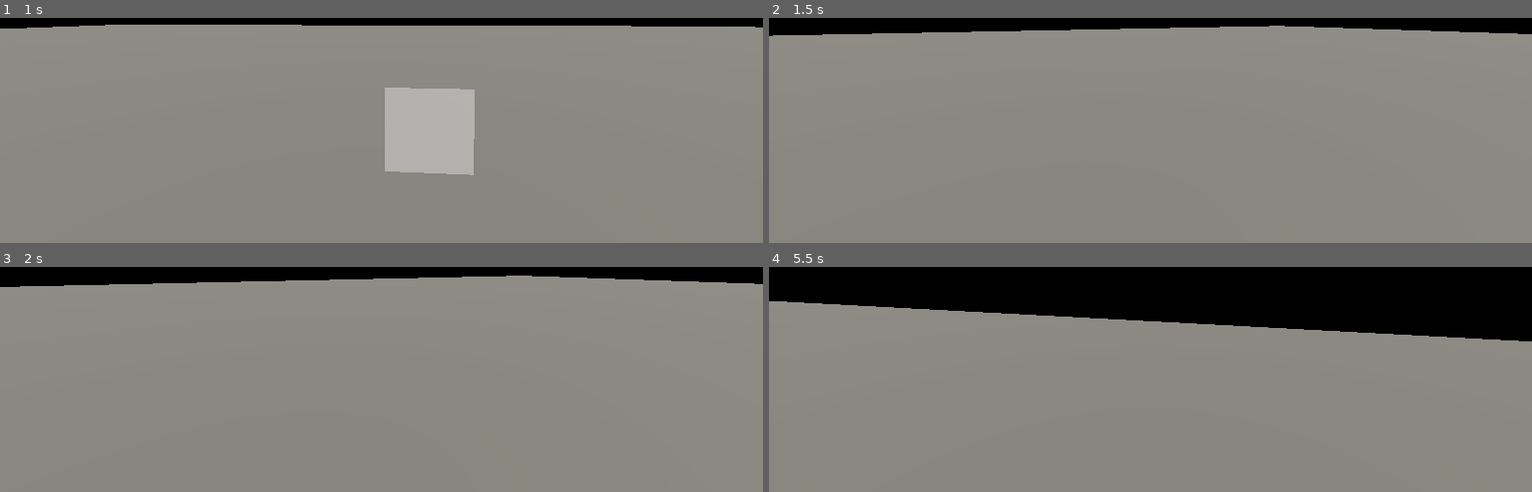
Above: before the commit, frames 1-4 (two rows, left to right).
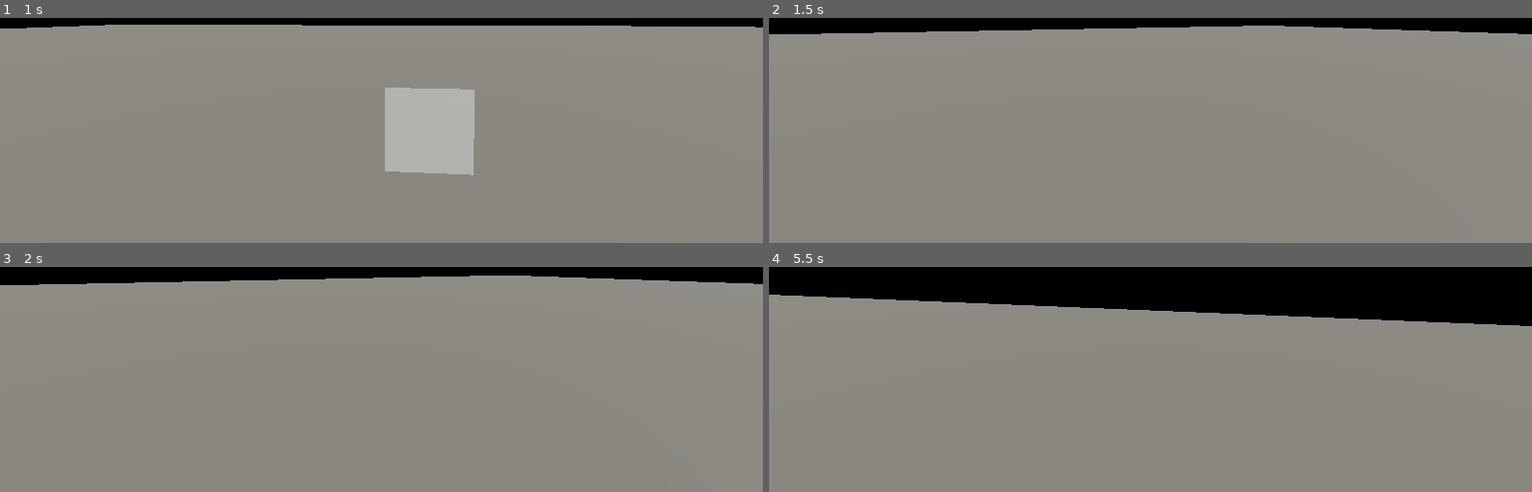
Above: after the commit, the same moments.

Repository: ObsidianBlk/gwj82
Game: Godot game, scene res://scenes/main/main.tscn
Two runs of this game, one before a commit and one after it. Both use one fixed random seed, a clock stepped at 60 frames per second and the inputs below.
Inputs (mouse positions are in pixels of both pictures, inside the frame that each line leads up to):
- Up to frame 1 (1 s): tap Enter at 0.5 s; move the mouse to (373, 36) at 0.52 s; hold W (arcade_forward) from 0.53 s (still down); hold E (arcade_interact) from 0.53 s (still down)
- Up to frame 2 (1.5 s): keep holding W (arcade_forward); move the mouse to (1203, 33) at 1.27 s; release E (arcade_interact) at 1.28 s; tap E (arcade_interact) at 1.35 s
- Up to frame 3 (2 s): keep holding W (arcade_forward)
- Up to frame 4 (5.5 s): move the mouse to (1089, 273) at 2.02 s; hold E (arcade_interact) 2.03-2.78 s; move the mouse to (1158, 278) at 2.77 s; release W (arcade_forward) at 2.78 s; hold A (arcade_left) 2.78-3.53 s; tap E (arcade_interact) at 2.85, 4.35 s; move the mouse to (1119, 269) at 3.52 s; hold E (arcade_interact) 3.53-4.28 s; hold W (arcade_forward) from 3.53 s (still down); move the mouse to (1188, 276) at 4.27 s; move the mouse to (1112, 280) at 5.02 s; hold E (arcade_interact) from 5.03 s (still down)

Frame 1 is identical in both runs. In frame 2, 0.2% of the frame differs, in the area x 0-95%, y 3-9%; in frame 3, 0.3%; in frame 4, 4.8%, in the area x 0-100%, y 12-34%.

Commit message:
Created a ComponentInteractable node that will add special signals to the parent identifying it as an interactable node. Created Interactor3D (based on a RayCast3D) which will watch for any interactable Node3D nodes. Added Interactor3D node to Player. Adjusted Main scene to use some ComponentInteractable.

Diff:
--- a/objects/player/player.gd
+++ b/objects/player/player.gd
@@ -29,6 +29,7 @@
 # ------------------------------------------------------------------------------
 @onready var _faux_cam: Node3D = %FauxCam
 @onready var _gimble: Node3D = %Gimble
+@onready var _interactor: Interactor3D = %Interactor
 
 
 # ------------------------------------------------------------------------------
@@ -63,6 +64,9 @@
 		elif _EventIs(event, PackedStringArray(["arcade_look_up", "arcade_look_down"])):
 			_mouse_look = false
 			_turn_input.x = Input.get_axis("arcade_look_down", "arcade_look_up")
+		elif event.is_action_pressed("arcade_interact"):
+			if _interactor != null:
+				_interactor.interact()
 
 func _physics_process(delta: float) -> void:
 	_UpdateLook(delta)
--- a/objects/player/player.tscn
+++ b/objects/player/player.tscn
@@ -1,6 +1,7 @@
-[gd_scene load_steps=3 format=3 uid="uid://dmbfypogpt676"]
+[gd_scene load_steps=4 format=3 uid="uid://dmbfypogpt676"]
 
 [ext_resource type="Script" uid="uid://c0aih0o7im7g2" path="res://objects/player/player.gd" id="1_cqmt1"]
+[ext_resource type="Script" uid="uid://bqyrp7sv0w2aa" path="res://scripts/nodes/interactor_3D.gd" id="2_g7ett"]
 
 [sub_resource type="CapsuleShape3D" id="CapsuleShape3D_cqmt1"]
 
@@ -20,3 +21,10 @@
 
 [node name="Marker3D" type="Marker3D" parent="FauxCam/Gimble" groups=["PlayerCamera"]]
 transform = Transform3D(1, 0, 0, 0, 1, 0, 0, 0, 1, 0, 0, 0.25)
+
+[node name="Interactor" type="RayCast3D" parent="FauxCam/Gimble/Marker3D"]
+unique_name_in_owner = true
+target_position = Vector3(0, 0, -5)
+collision_mask = 16
+script = ExtResource("2_g7ett")
+metadata/_custom_type_script = "uid://bqyrp7sv0w2aa"
--- a/scenes/main/main.tscn
+++ b/scenes/main/main.tscn
@@ -1,8 +1,9 @@
-[gd_scene load_steps=5 format=3 uid="uid://ddlcxn2ckkyjf"]
+[gd_scene load_steps=6 format=3 uid="uid://ddlcxn2ckkyjf"]
 
 [ext_resource type="PackedScene" uid="uid://dmbfypogpt676" path="res://objects/player/player.tscn" id="1_hyk8p"]
 [ext_resource type="Script" uid="uid://cowixnabh7364" path="res://scenes/main/main.gd" id="1_k2fmo"]
-[ext_resource type="Script" uid="uid://n3fxpg2pwuig" path="res://scripts/nodes/ChaseCamera3D.gd" id="2_iuonh"]
+[ext_resource type="Script" uid="uid://n3fxpg2pwuig" path="res://scripts/nodes/chase_camera_3D.gd" id="2_iuonh"]
+[ext_resource type="Script" uid="uid://c4nd5ojjjut2s" path="res://scripts/nodes/component_interactable.gd" id="2_l3cfh"]
 
 [sub_resource type="Environment" id="Environment_iuonh"]
 background_mode = 1
@@ -28,20 +29,44 @@
 use_collision = true
 size = Vector3(100, 0.5, 100)
 
-[node name="CSGBox3D" type="CSGBox3D" parent="Environment"]
+[node name="Unit1Box" type="CSGBox3D" parent="Environment"]
 transform = Transform3D(1, 0, 0, 0, 1, 0, 0, 0, 1, 0, 0.481236, -7.87024)
+use_collision = true
+collision_layer = 17
 
-[node name="CSGBox3D3" type="CSGBox3D" parent="Environment"]
+[node name="ComponentInteractable" type="Node" parent="Environment/Unit1Box"]
+script = ExtResource("2_l3cfh")
+metadata/_custom_type_script = "uid://c4nd5ojjjut2s"
+
+[node name="Unit2Box" type="CSGBox3D" parent="Environment"]
 transform = Transform3D(1, 0, 0, 0, 1, 0, 0, 0, 1, -12.1255, 0.920438, -1.82421)
+use_collision = true
+collision_layer = 17
 size = Vector3(1, 2, 1)
 
-[node name="CSGBox3D4" type="CSGBox3D" parent="Environment"]
+[node name="ComponentInteractable" type="Node" parent="Environment/Unit2Box"]
+script = ExtResource("2_l3cfh")
+metadata/_custom_type_script = "uid://c4nd5ojjjut2s"
+
+[node name="Unit3Box" type="CSGBox3D" parent="Environment"]
 transform = Transform3D(1, 0, 0, 0, 1, 0, 0, 0, 1, -2.04117, 0.920438, 15.6282)
+use_collision = true
+collision_layer = 17
 size = Vector3(1, 3, 1)
 
-[node name="CSGBox3D2" type="CSGBox3D" parent="Environment"]
+[node name="ComponentInteractable" type="Node" parent="Environment/Unit3Box"]
+script = ExtResource("2_l3cfh")
+metadata/_custom_type_script = "uid://c4nd5ojjjut2s"
+
+[node name="Unit4Box" type="CSGBox3D" parent="Environment"]
 transform = Transform3D(1, 0, 0, 0, 1, 0, 0, 0, 1, 6.40989, 1.80347, 0.0502653)
+use_collision = true
+collision_layer = 17
 size = Vector3(1, 4, 1)
+
+[node name="ComponentInteractable" type="Node" parent="Environment/Unit4Box"]
+script = ExtResource("2_l3cfh")
+metadata/_custom_type_script = "uid://c4nd5ojjjut2s"
 
 [node name="Player" parent="Environment" instance=ExtResource("1_hyk8p")]
 unique_name_in_owner = true
--- /dev/null
+++ b/scripts/nodes/component_interactable.gd
@@ -0,0 +1,60 @@
+extends Node
+class_name ComponentInteractable
+
+
+# ------------------------------------------------------------------------------
+# Signals
+# ------------------------------------------------------------------------------
+signal focused()
+signal unfocused()
+signal interacted(payload : Dictionary)
+
+# ------------------------------------------------------------------------------
+# Constants
+# ------------------------------------------------------------------------------
+const SIGNAL_FOCUSED : StringName = &"interactable_focused"
+const SIGNAL_UNFOCUSED : StringName = &"interactable_unfocused"
+const SIGNAL_INTERACTED : StringName = &"interactable_interacted"
+
+
+# ------------------------------------------------------------------------------
+# Variables
+# ------------------------------------------------------------------------------
+var _parent : Node = null
+
+# ------------------------------------------------------------------------------
+# Override Methods
+# ------------------------------------------------------------------------------
+func _ready() -> void:
+	_parent = get_parent()
+	if _parent != null:
+		if _parent.is_node_ready():
+			_ConnectToParent()
+		else:
+			_parent.ready.connect(_ConnectToParent, CONNECT_ONE_SHOT)
+
+# ------------------------------------------------------------------------------
+# Private Methods
+# ------------------------------------------------------------------------------
+func _AddUserSignal(parent: Node3D, sig_name : StringName, handler : Callable) -> void:
+	if not parent.has_user_signal(sig_name):
+		parent.add_user_signal(sig_name)
+		parent.connect(sig_name, handler)
+
+func _ConnectToParent() -> void:
+	if _parent == null: return
+	_AddUserSignal(_parent, SIGNAL_FOCUSED, _handle_focus)
+	_AddUserSignal(_parent, SIGNAL_UNFOCUSED, _handle_unfocus)
+	_AddUserSignal(_parent, SIGNAL_INTERACTED, _handle_interacted)
+
+func _handle_focus() -> void:
+	print(_parent.name, " in Focus")
+	focused.emit()
+
+func _handle_unfocus() -> void:
+	print(_parent.name, " Unfocused")
+	unfocused.emit()
+
+func _handle_interacted(payload : Dictionary = {}) -> void:
+	print(_parent.name, " Interacted")
+	interacted.emit(payload)
--- /dev/null
+++ b/scripts/nodes/interactor_3D.gd
@@ -0,0 +1,41 @@
+extends RayCast3D
+class_name Interactor3D
+
+
+# ------------------------------------------------------------------------------
+# Variables
+# ------------------------------------------------------------------------------
+var _interactable : Node3D = null
+
+# ------------------------------------------------------------------------------
+# Override Methods
+# ------------------------------------------------------------------------------
+func _physics_process(_delta: float) -> void:
+	var obj : Node3D = get_collider()
+	if obj != _interactable:
+		if _interactable != null and _interactable.has_user_signal(ComponentInteractable.SIGNAL_UNFOCUSED):
+			_interactable.emit_signal(ComponentInteractable.SIGNAL_UNFOCUSED)
+		if _IsValidInteractable(obj):
+			_interactable = obj
+			_interactable.emit_signal(ComponentInteractable.SIGNAL_FOCUSED)
+		else: _interactable = null
+
+# ------------------------------------------------------------------------------
+# Private Methods
+# ------------------------------------------------------------------------------
+func _IsValidInteractable(interactable : Node3D) -> bool:
+	if interactable == null: return false
+	if not interactable.has_user_signal(ComponentInteractable.SIGNAL_FOCUSED):
+		return false
+	if not interactable.has_user_signal(ComponentInteractable.SIGNAL_UNFOCUSED):
+		return false
+	if not interactable.has_user_signal(ComponentInteractable.SIGNAL_INTERACTED):
+		return false
+	return true
+
+# ------------------------------------------------------------------------------
+# Public Methods
+# ------------------------------------------------------------------------------
+func interact(payload : Dictionary = {}) -> void:
+	if _interactable and _interactable.has_user_signal(ComponentInteractable.SIGNAL_INTERACTED):
+		_interactable.emit_signal(ComponentInteractable.SIGNAL_INTERACTED, payload)
Renamed: scripts/nodes/ChaseCamera3D.gd -> scripts/nodes/chase_camera_3D.gd
Renamed: scripts/nodes/ChaseCamera3D.gd.uid -> scripts/nodes/chase_camera_3D.gd.uid
Not shown, added: scripts/nodes/component_interactable.gd.uid
Not shown, added: scripts/nodes/interactor_3D.gd.uid
